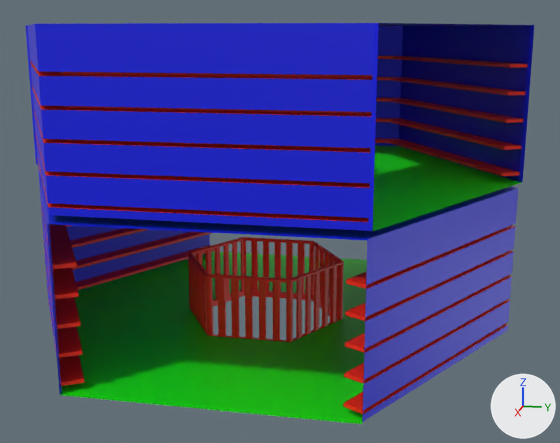
One commit to the Blender file assets/blender/hex_library_room.blend: the scene before it, then after it.
One viewpoint serves both versions: a 50 mm camera at (12.06, 2.68, 4.62) aimed at (0.11, 0.29, 1.63). The axes (+X, +Y, +Z) are drawn at lower right. The lights are the same throughout.

Objects in the first picture: 'Gallery'.
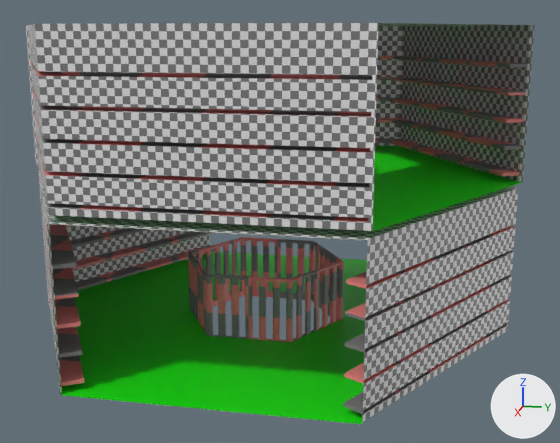
Changed parts and their boxes [x1, y1, x2, y2] in the pictures (560 x 443 px):
'Gallery', surface changed (blue to grey): [26, 23, 534, 424] in both

The change, as a diff of the scene's bpy script:
```diff
--- a/assets/blender/hex_library_room.blend.py
+++ b/assets/blender/hex_library_room.blend.py
@@ mat_material_008 @@
 n0 = _N.new('ShaderNodeBsdfPrincipled'); n0.name = 'Principled BSDF'
 n0.subsurface_method = 'BURLEY'
-n0.inputs[0].default_value = (0.8, 0.0148, 0.0, 1.0)  # 'Base Color', red #e72000
 n1 = _N.new('ShaderNodeOutputMaterial'); n1.name = 'Material Output'
+n2 = _N.new('ShaderNodeTexChecker'); n2.name = 'Checker Texture'
+n2.inputs[1].default_value = (0.8, 0.232, 0.216, 1.0)  # 'Color1', pink #e78480
 _L.new(n0.outputs[0], n1.inputs[0])  # 'BSDF' to 'Surface'
+_L.new(n2.outputs[0], n0.inputs[0])  # 'Color' to 'Base Color'
@@ mat_material_010 @@
 n0 = _N.new('ShaderNodeBsdfPrincipled'); n0.name = 'Principled BSDF'
 n0.subsurface_method = 'BURLEY'
-n0.inputs[0].default_value = (0.0, 0.00704, 0.8, 1.0)  # 'Base Color', blue #0014e7
 n1 = _N.new('ShaderNodeOutputMaterial'); n1.name = 'Material Output'
+n2 = _N.new('ShaderNodeUVMap'); n2.name = 'UV Map'
+n2.uv_map = 'UVMap'
+n3 = _N.new('ShaderNodeTexChecker'); n3.name = 'Checker Texture'
+n3.inputs[3].default_value = 85.6  # 'Scale'
 _L.new(n0.outputs[0], n1.inputs[0])  # 'BSDF' to 'Surface'
+_L.new(n3.outputs[0], n0.inputs[0])  # 'Color' to 'Base Color'
+_L.new(n2.outputs[0], n3.inputs[0])  # 'UV' to 'Vector'
@@ me_circle_003 @@
 me_circle_003.from_pydata(...)  # 299 vertices, 210 faces; spans x -0.15..3.48, y 0.0..3.95, z -0.1..2.3
 # used by ob_gallery; location = (0.0, 0.0, 0.0)
+# me_circle_003 part 1: texture (UV) coordinates of 210 of 210 faces, centred in x 0.02..3.45, y 0.02..2.96, z -0.01..2.3, changed; they spanned u 0.0..1.0, v 0.0..1.0 and now span u 0.0..0.99, v 0.0..1.0
 me_circle_003.materials.append(mat_material_008)
```
